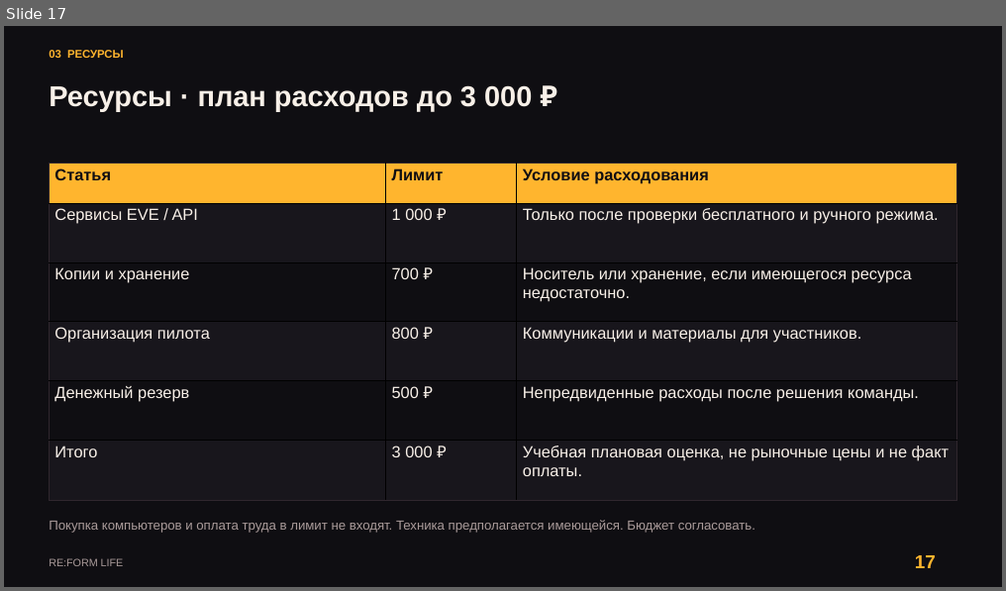
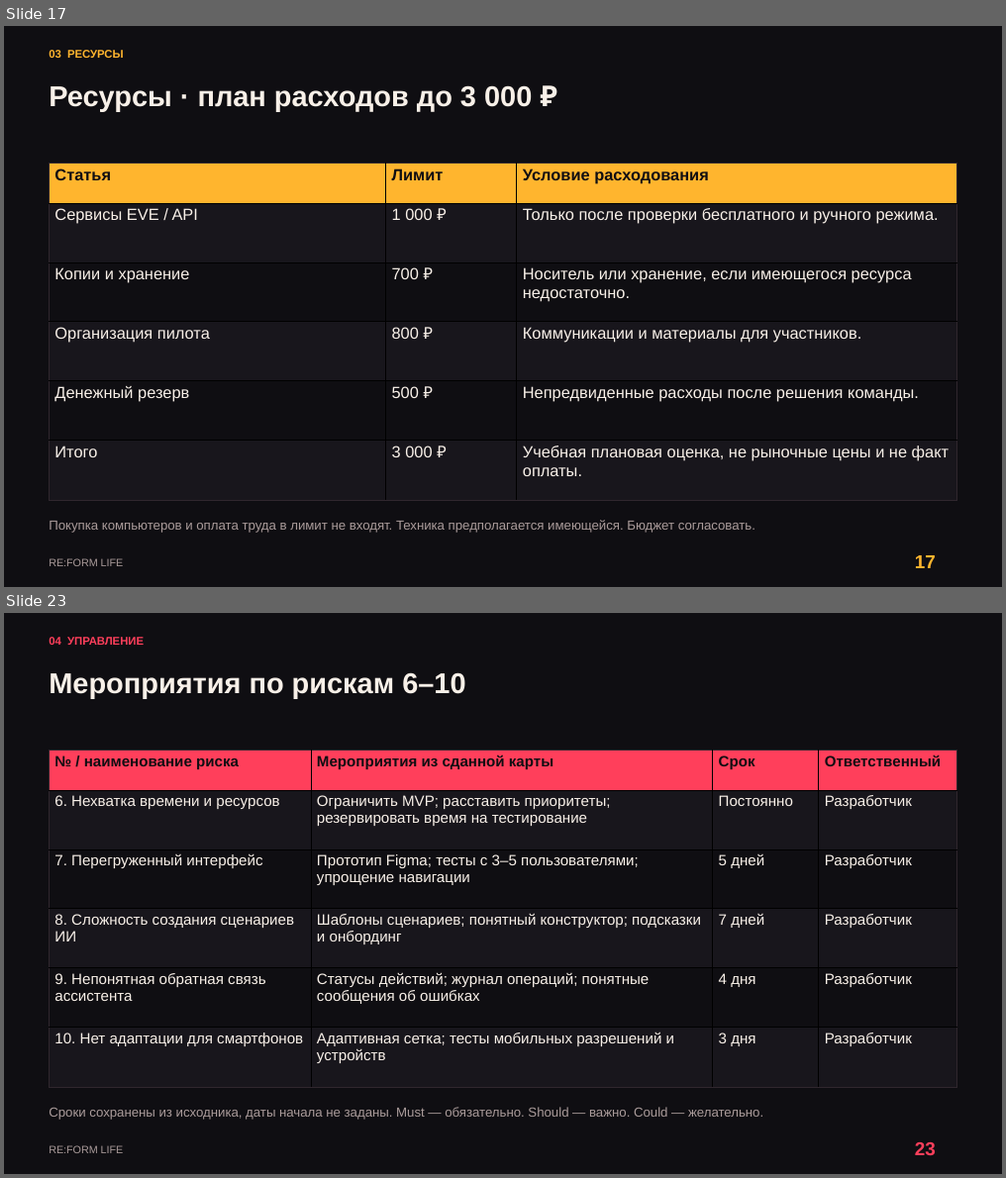
Before and after one commit to kartaamigo/RE-FORM-LIFE, a slide deck: docs/project-plan/RE_FORM_LIFE_Reviewed_Design.pptx. Shown one above the other, each under a label of ours: slide 17 before the commit, slides 17 and 23 after it; the slides between them are not shown. The pictures are 1006x591 and 1006x1178 pixels, drawn with LibreOffice and Linux fonts; fonts in the diff are those of the drawing. Boxes give left, top, right and bottom in pixels: in the first picture for what was removed or moved away, otherwise in the second. Text is boxed around its words. In the diff, an @@ line names an element or a change of style, - is before the commit and + after.

```diff
--- a/docs/project-plan/RE_FORM_LIFE_Reviewed_Design.pptx
+++ b/docs/project-plan/RE_FORM_LIFE_Reviewed_Design.pptx
@@ slide 23 added at box(4, 613, 1002, 1174), background #0F0E12 @@
@@ text added at box(49, 637, 144, 645), 13.5 pt, text #FF3F5B, bold @@
+04 УПРАВЛЕНИЕ
@@ text added at box(49, 672, 465, 699), 34.5 pt, text #F8F0E8, bold @@
+Мероприятия по рискам 6–10
@@ table added at box(49, 750, 957, 1086), 6 rows, 4 columns @@
+№ / наименование риска | Мероприятия из сданной карты | Срок | Ответственный
+6. Нехватка времени и ресурсов | Ограничить MVP; расставить приоритеты; резервировать время на тестирование | Постоянно | Разработчик
+7. Перегруженный интерфейс | Прототип Figma; тесты с 3–5 пользователями; упрощение навигации | 5 дней | Разработчик
+8. Сложность создания сценариев ИИ | Шаблоны сценариев; понятный конструктор; подсказки и онбординг | 7 дней | Разработчик
+9. Непонятная обратная связь ассистента | Статусы действий; журнал операций; понятные сообщения об ошибках | 4 дня | Разработчик
+10. Нет адаптации для смартфонов | Адаптивная сетка; тесты мобильных разрешений и устройств | 3 дня | Разработчик
@@ text added at box(49, 1107, 763, 1120), 15.8 pt, text #AA9B9A @@
+Сроки сохранены из исходника, даты начала не заданы. Must — обязательно. Should — важно. Could — желательно.
@@ text added at box(49, 1146, 124, 1154), 12.8 pt, text #AA9B9A @@
+RE:FORM LIFE
@@ text added at box(915, 1143, 936, 1157), 22.5 pt, text #FF3F5B, bold @@
+23
```
Also in this commit, not shown: 21 slides changed, 6 other slides added, 2 slides removed, 3 other files.
